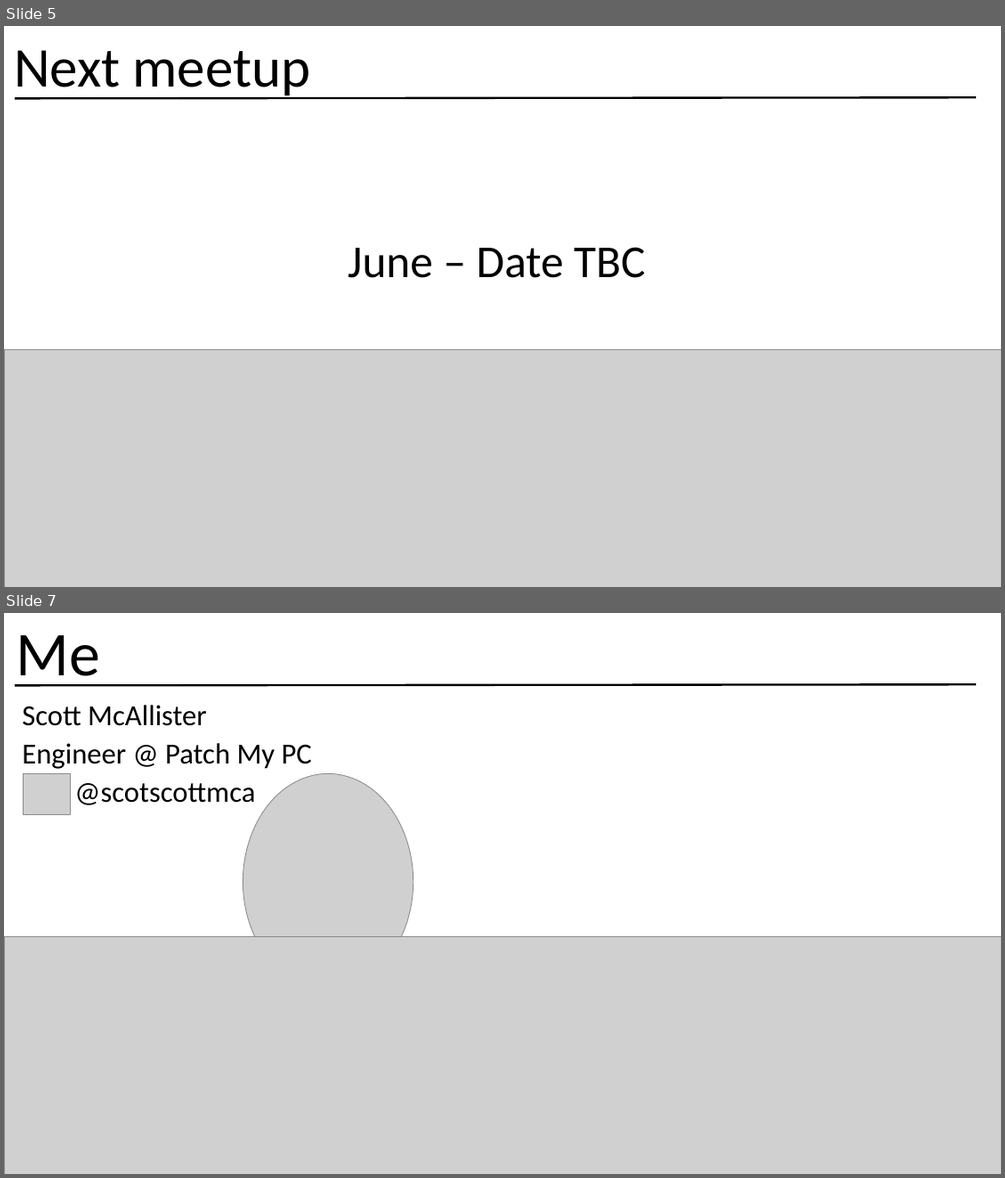
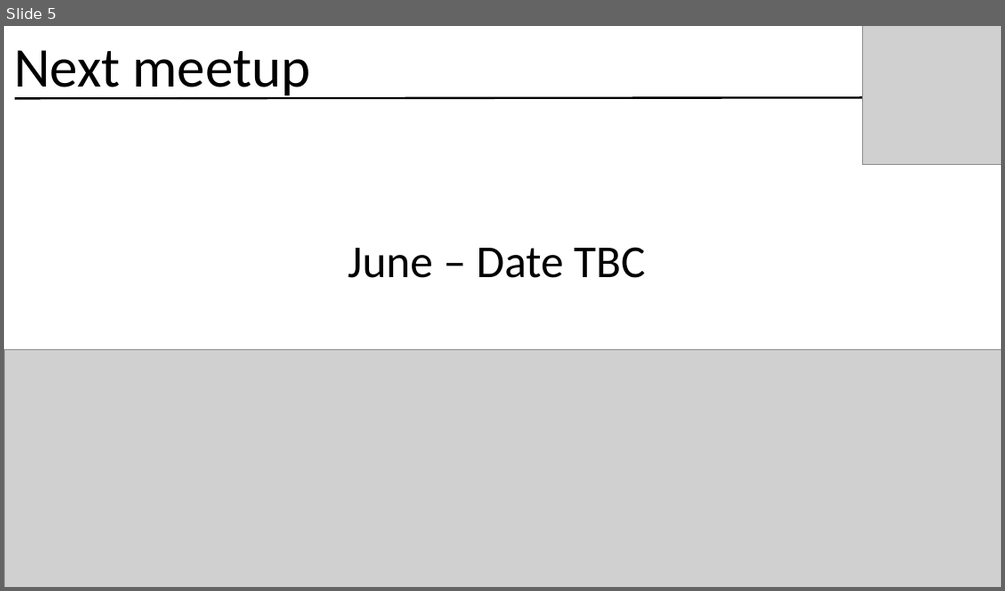
Before and after one commit to smcallister594/memugscotland, a slide deck: MEMUGScotland-Resources/Slides/2023/18-April/18-April.pptx. Shown one above the other, each under a label of ours: slides 5 and 7 before the commit, slide 5 after it; the slides between them are not shown. The pictures are 1005x1178 and 1005x591 pixels, drawn with LibreOffice and Linux fonts; fonts in the diff are those of the drawing; grey boxes stand for pictures. Boxes give left, top, right and bottom in pixels: in the first picture for what was removed or moved away, otherwise in the second. Text is boxed around its words. In the diff, an @@ line names an element or a change of style, - is before the commit and + after.

```diff
--- a/MEMUGScotland-Resources/Slides/2023/18-April/18-April.pptx
+++ b/MEMUGScotland-Resources/Slides/2023/18-April/18-April.pptx
@@ slide 7 removed at [4, 613, 1001, 1174], background #FFFFFF @@
@@ text removed at [16, 635, 101, 687] @@
-Me
@@ line removed from (15, 686) to (976, 685) @@
@@ text removed at [22, 705, 312, 805] @@
-Scott McAllister
-Engineer @ Patch My PC
-@scotscottmca
@@ picture removed at [24, 774, 71, 814] @@
@@ picture removed at [243, 774, 413, 989] @@
@@ picture removed at [4, 937, 1001, 1174] @@
@@ slide 5 changed as well @@
@@ picture added at [863, 26, 1001, 165] @@
```
Also in this commit, not shown: 7 other slides changed, 3 other files.
